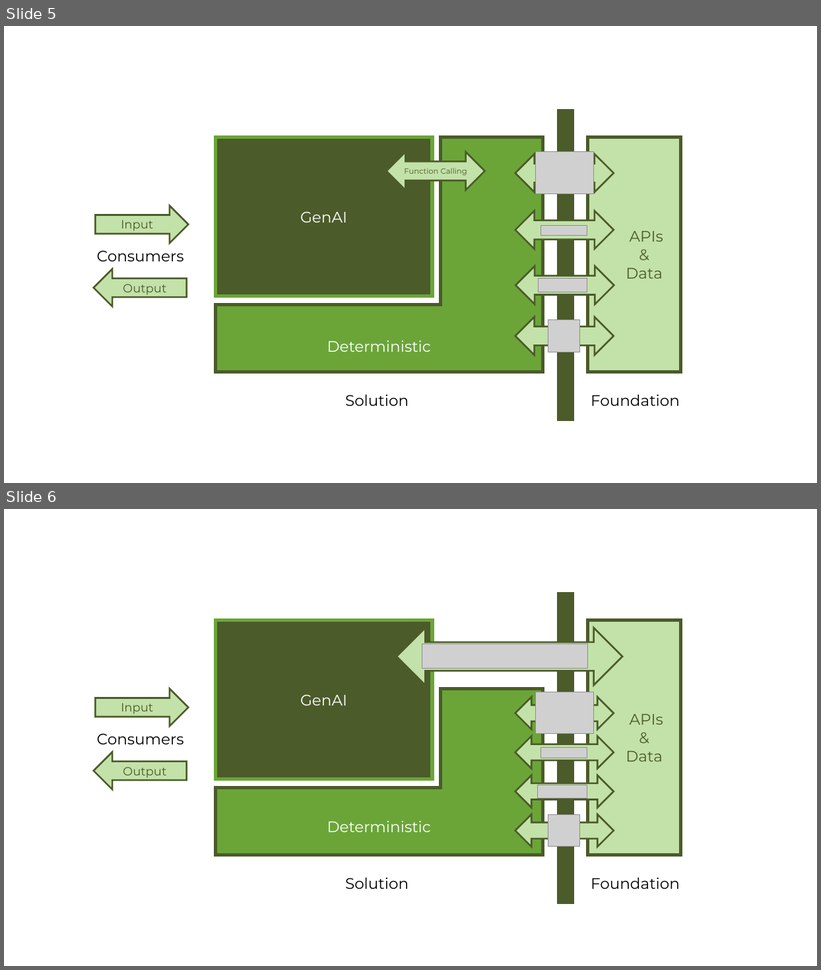
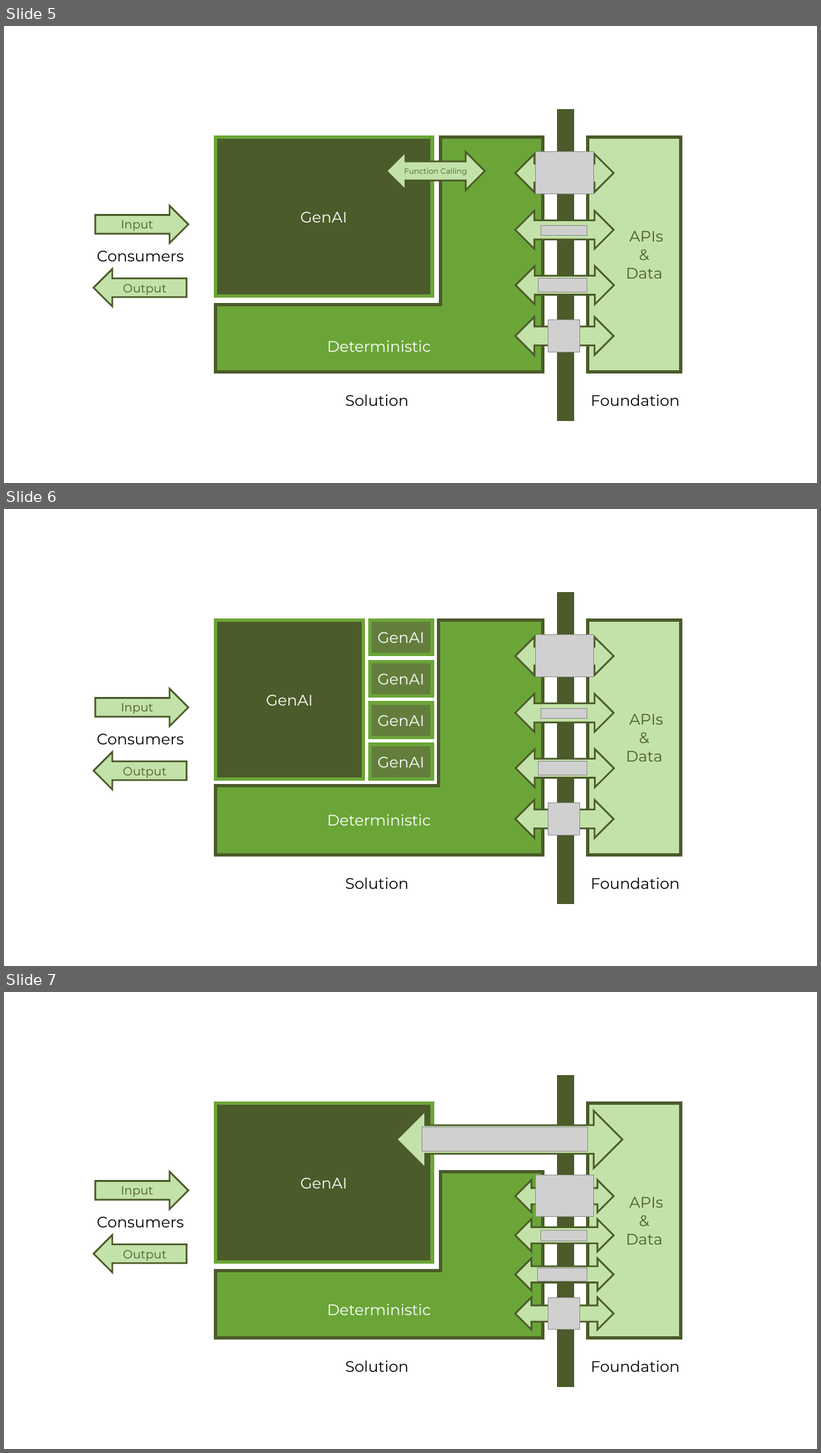
Before and after one commit to dret/lectures, a slide deck: nordic-apis-2026/img/solution-composability.pptx. Shown one above the other, each under a label of ours: slides 5 and 6 before the commit, slides 5, 6 and 7 after it. The pictures are 821x970 and 821x1453 pixels, drawn with LibreOffice and Linux fonts; fonts in the diff are those of the drawing; grey boxes stand for pictures. Boxes give left, top, right and bottom in pixels: in the first picture for what was removed or moved away, otherwise in the second. Text is boxed around its words. In the diff, an @@ line names an element or a change of style, - is before the commit and + after.

```diff
--- a/nordic-apis-2026/img/solution-composability.pptx
+++ b/nordic-apis-2026/img/solution-composability.pptx
@@ slide 6 added at box(4, 509, 817, 966), background #FFFFFF @@
@@ line added from (566, 592) to (566, 904), #4B5B2A 20 pt @@
@@ rectangle added at box(216, 620, 364, 780), fill #4B5B2A, outline #6BA538 4 pt, 18 pt, text #FFFFFF @@
+GenAI
@@ freeform shape added at box(216, 620, 543, 855), fill #6BA538, outline #4B5B2A 4 pt, 18 pt, text #FFFFFF @@
+Deterministic
@@ rectangle added at box(370, 620, 433, 655), fill #637E3C, outline #6BA538 4 pt, 18 pt, text #FFFFFF @@
+GenAI
@@ rectangle added at box(587, 620, 681, 855), fill #C3E2A9, outline #4B5B2A 4 pt, 18 pt, text #4B5B2A @@
+APIs
+&
+Data
@@ left right arrow added at box(516, 637, 613, 675), fill #C3E2A9, outline #4B5B2A 2 pt @@
@@ picture added at box(535, 635, 594, 677) @@
@@ rectangle added at box(370, 661, 433, 696), fill #637E3C, outline #6BA538 4 pt, 18 pt, text #FFFFFF @@
+GenAI
@@ right arrow added at box(96, 689, 189, 727), fill #C3E2A9, outline #4B5B2A 2 pt, 14 pt, text #4B5B2A @@
+Input
@@ rectangle added at box(370, 703, 433, 738), fill #637E3C, outline #6BA538 4 pt, 18 pt, text #FFFFFF @@
+GenAI
@@ left right arrow added at box(516, 694, 613, 732), fill #C3E2A9, outline #4B5B2A 2 pt @@
@@ picture added at box(541, 708, 587, 719) @@
@@ text added at box(97, 733, 184, 745), 18 pt, text #000000 @@
+Consumers
@@ rectangle added at box(370, 745, 433, 779), fill #637E3C, outline #6BA538 4 pt, 18 pt, text #FFFFFF @@
+GenAI
@@ left arrow added at box(94, 753, 187, 790), fill #C3E2A9, outline #4B5B2A 2 pt, 14 pt, text #4B5B2A @@
+Output
@@ left right arrow added at box(516, 749, 614, 788), fill #C3E2A9, outline #4B5B2A 2 pt @@
@@ picture added at box(539, 762, 587, 775) @@
@@ left right arrow added at box(516, 800, 613, 838), fill #C3E2A9, outline #4B5B2A 2 pt @@
@@ picture added at box(548, 803, 580, 835) @@
@@ text added at box(345, 878, 409, 889), 18 pt, text #000000 @@
+Solution
@@ text added at box(591, 878, 680, 889), 18 pt, text #000000 @@
+Foundation
@@ what was slide 6 is now slide 7 @@
```
Also in this commit, not shown: 1 other slide added, 4 other files.
